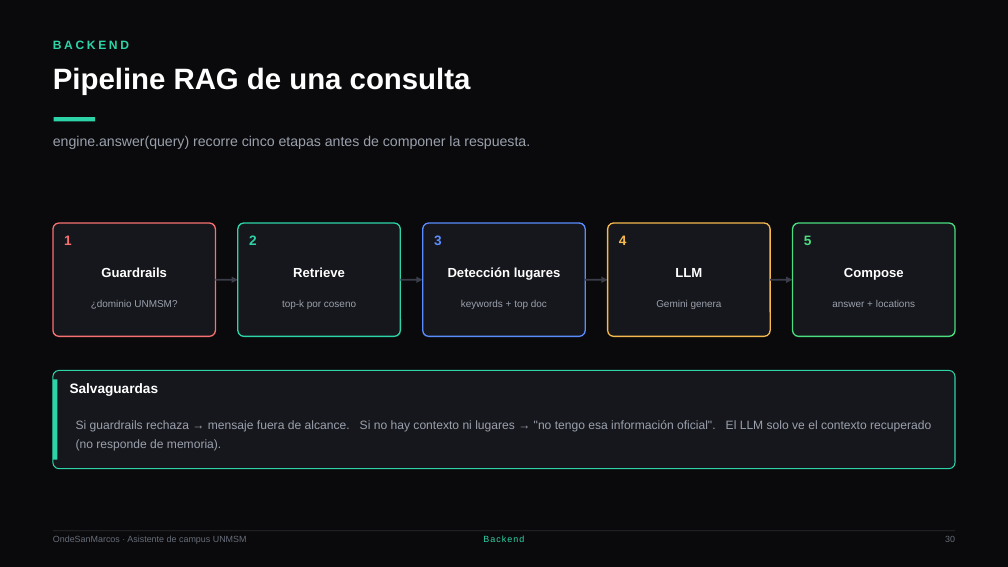
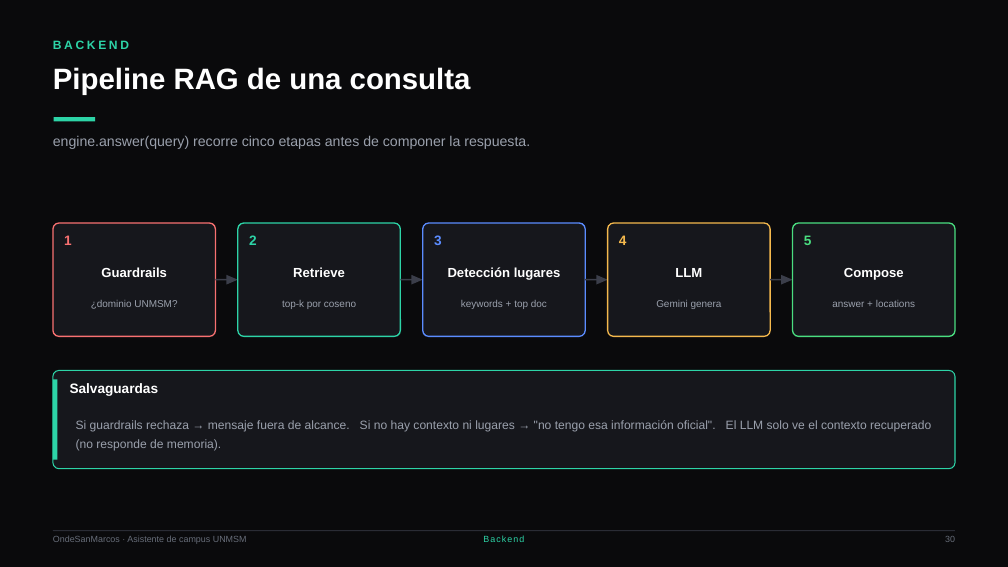
Before and after one commit to frank777ch/OndeSanMarcos, a slide deck: slide 30 of presentation/OndeSanMarcos.pptx. Drawn at 1008x567 pixels with LibreOffice and Linux fonts; fonts in the diff are those of the drawing. Boxes give left, top, right and bottom in pixels: in the first picture for what was removed or moved away, otherwise in the second. Text is boxed around its words. In the diff, an @@ line names an element or a change of style, - is before the commit and + after.

Commit message:
fix(presentation): draw connectors as shapes for Canva import
Canva drops line-type elements (S.line) when importing a PPTX, which would
erase every arrow and connector in the diagrams. Replace the line helper with
rotated thin rectangles for segments and native triangles for arrowheads, so
all connectors are shapes (rect/triangle) that survive the import. Dashed
connectors are composed of short rectangle dashes.

```diff
--- a/presentation/OndeSanMarcos.pptx
+++ b/presentation/OndeSanMarcos.pptx
@@ arrow removed from (216, 280) to (238, 280) @@
@@ rectangle added at [216,279,231,281], fill #3B3E4A @@
@@ triangle added at [227,274,238,284], fill #3B3E4A @@
@@ arrow removed from (401, 280) to (423, 280) @@
@@ rectangle added at [401,279,417,281], fill #3B3E4A @@
@@ triangle added at [411,274,423,284], fill #3B3E4A @@
@@ arrow removed from (585, 280) to (608, 280) @@
@@ rectangle added at [585,279,601,281], fill #3B3E4A @@
@@ triangle added at [597,274,608,284], fill #3B3E4A @@
@@ arrow removed from (771, 280) to (792, 280) @@
@@ rectangle added at [771,279,786,281], fill #3B3E4A @@
@@ triangle added at [781,274,792,284], fill #3B3E4A @@
@@ line removed from (53, 531) to (955, 531) @@
@@ rectangle added at [53,530,955,531], fill #2A2C35 @@
```
Also in this commit, not shown: 40 other slides changed, 1 other file.
